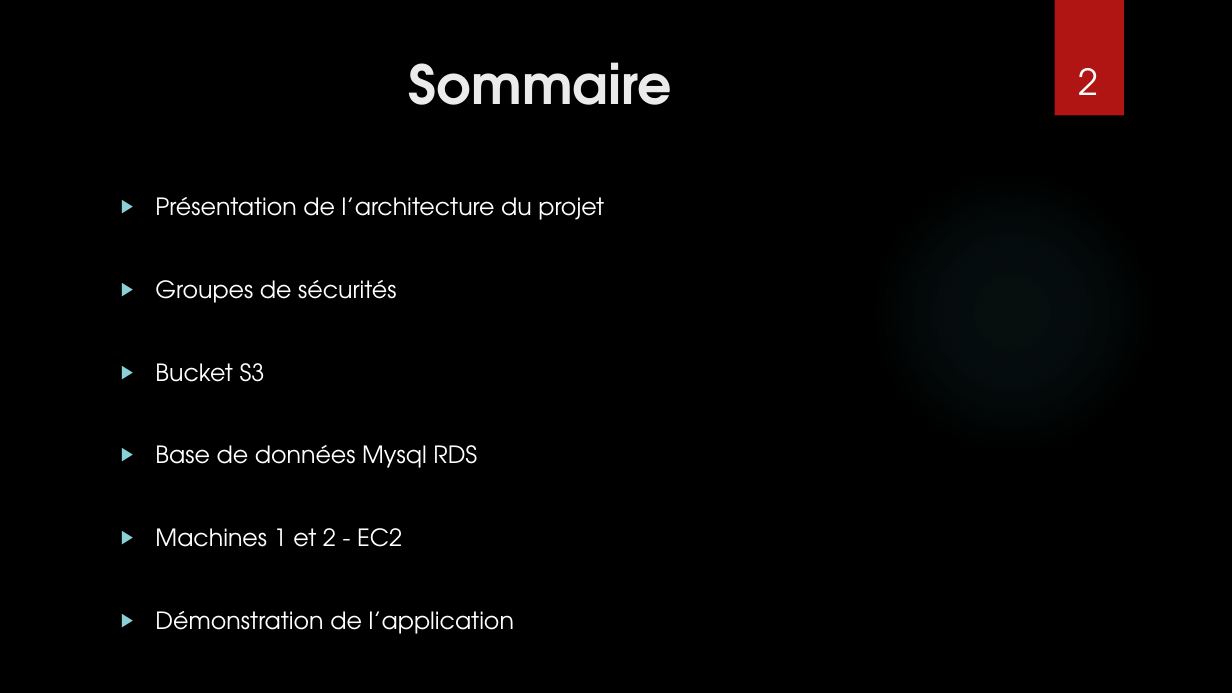
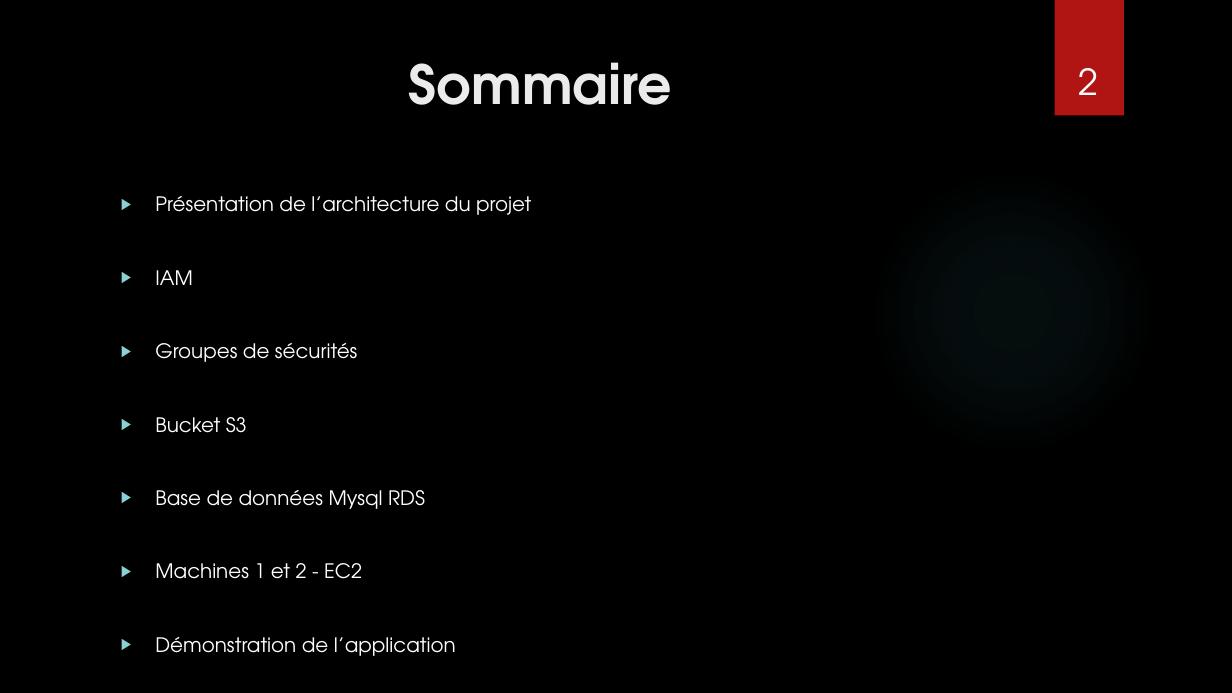
Before and after one commit to natane07/aws-project-esgi-2021, a slide deck: slide 2 of AWS.pptx. Drawn at 1232x693 pixels with LibreOffice and Linux fonts; fonts in the diff are those of the drawing; background and template pictures are left out. Boxes give left, top, right and bottom in pixels: in the first picture for what was removed or moved away, otherwise in the second. Text is boxed around its words. In the diff, an @@ line names an element or a change of style, - is before the commit and + after.

Commit message:
Add iam in ppt

```diff
--- a/AWS.pptx
+++ b/AWS.pptx
@@ text at (155,196,531,656): size 18.5 to 15.5 pt @@
@@ text at (155,270,192,285): paragraph added @@
+▶ IAM
```
Also in this commit, not shown: 1 other slide changed, 1 slide added.
